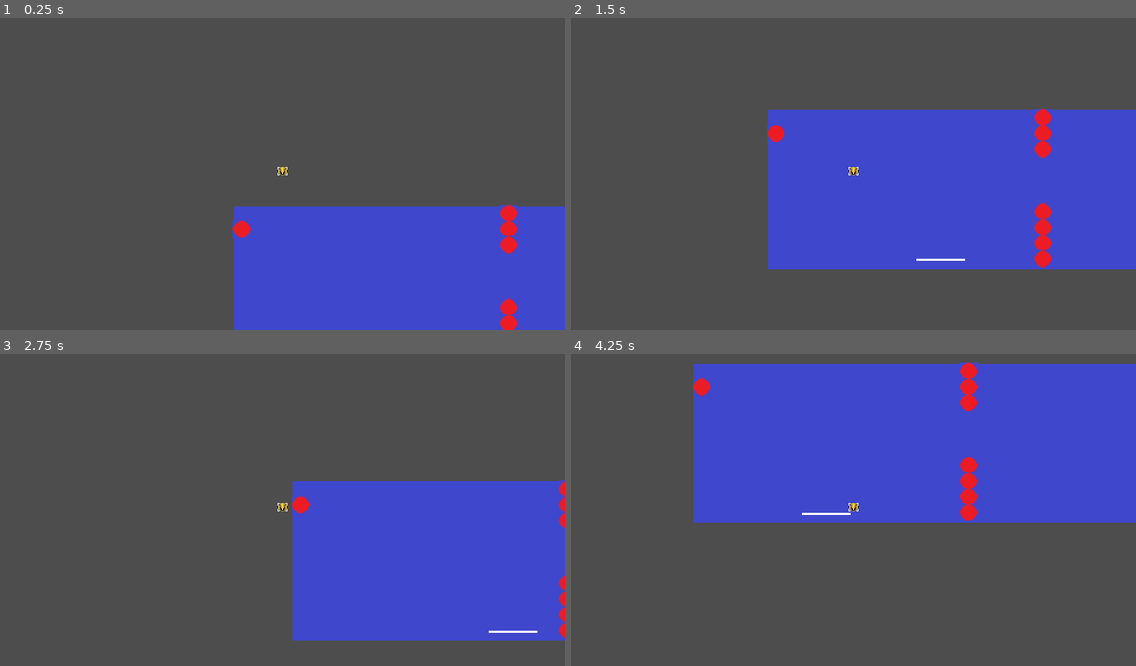
Above: before the commit, frames 1-4 (two rows, left to right).
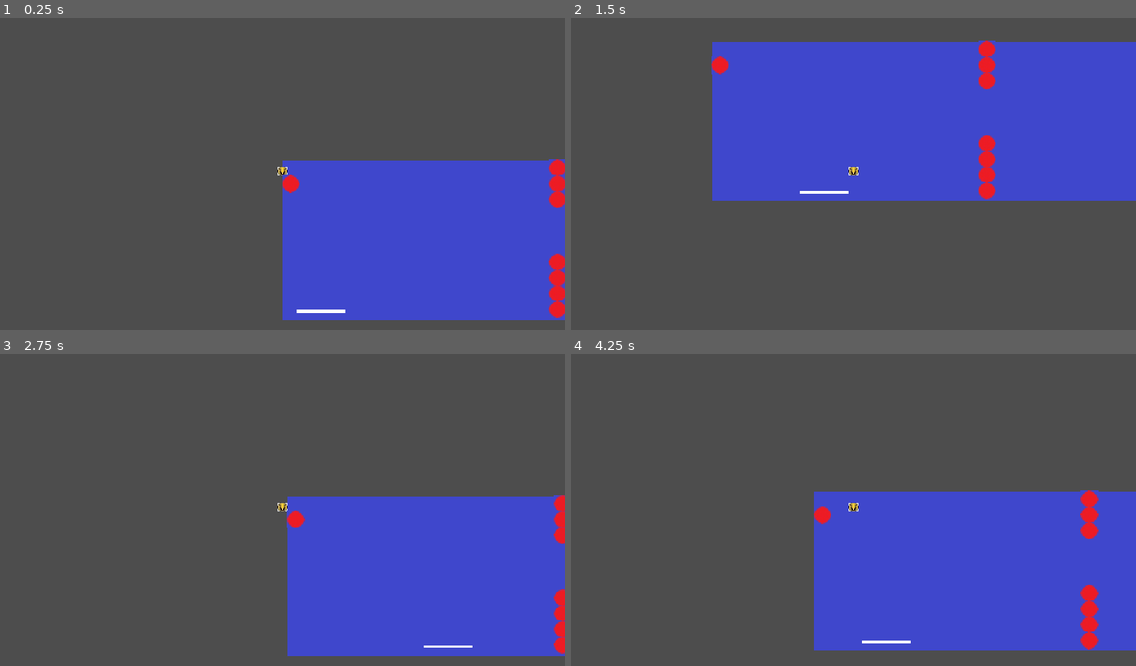
Above: after the commit, the same moments.

Repository: isobel-p/haven
Game: Godot game, scene res://game.tscn
The game is run twice, just before and just after one commit, with the same random seed, the same clock (stepped at 60 frames per second) and the same inputs.
Inputs:
- Up to frame 1 (0.25 s): no input
- Up to frame 2 (1.5 s): hold Right (right) from 0.53 s (still down); tap Up (jump) at 0.6, 0.77, 1.07, 1.35 s
- Up to frame 3 (2.75 s): tap Up (jump) at 1.52, 1.82, 2.1 s; release Right (right) at 2.03 s; hold Left (left) from 2.03 s (still down)
- Up to frame 4 (4.25 s): release Left (left) at 2.78 s; hold Right (right) from 2.78 s (still down); tap Up (jump) at 2.85, 3.02, 3.32, 3.6, 3.77, 4.07 s

The runs differ from the first frame. In frame 1, 13% of the frame differs, in the area x 41-100%, y 45-100%; in frame 2, 35%; in frame 3, 6.0%; in frame 4, 58%, in the area x 21-100%, y 2-96%.

Commit message:
Fix paddle jumping again

Diff:
--- a/game.tscn
+++ b/game.tscn
@@ -33,7 +33,7 @@
 stretch_mode = 1
 
 [node name="Paddle2" parent="." unique_id=812565973 instance=ExtResource("2_ryrav")]
-position = Vector2(125, 303)
+position = Vector2(1, 304)
 
 [node name="CharacterBody2D" type="CharacterBody2D" parent="." unique_id=186802152]
 script = ExtResource("2_fc0e3")
--- a/paddle2.tscn
+++ b/paddle2.tscn
@@ -3,7 +3,7 @@
 [ext_resource type="Script" uid="uid://b7vuf23ogna00" path="res://scripts/paddle2.gd" id="1_bm8fl"]
 
 [sub_resource type="RectangleShape2D" id="RectangleShape2D_i7i1h"]
-size = Vector2(102, 6.5)
+size = Vector2(102, 8)
 
 [node name="Paddle2" type="Node2D" unique_id=812565973]
 
@@ -21,7 +21,7 @@
 [node name="Area2D" type="Area2D" parent="AnimatableBody2D" unique_id=1283164990]
 
 [node name="CollisionShape2D2" type="CollisionShape2D" parent="AnimatableBody2D/Area2D" unique_id=1354610395]
-position = Vector2(50, 2.75)
+position = Vector2(50, 2)
 shape = SubResource("RectangleShape2D_i7i1h")
 
 [connection signal="body_entered" from="AnimatableBody2D/Area2D" to="AnimatableBody2D" method="_on_area_2d_body_entered"]
--- a/scripts/character_body_2d.gd
+++ b/scripts/character_body_2d.gd
@@ -3,8 +3,8 @@
 var jumps: int = 2
 
 func _ready() -> void:
-	global_position.x = 100
-	global_position.y = -100
+	global_position.x = 0
+	global_position.y = 0
 
 func _physics_process(delta: float) -> void:
 	# Add the gravity.
@@ -14,7 +14,7 @@
 		#jumps = 2
 
 	## Handle jump.
-	#if Input.is_action_just_pressed("jump") and jumps > 0:
+	##if Input.is_action_just_pressed("jump") and jumps > 0:
 		#velocity.y = -400
 		#jumps -= 1
 
